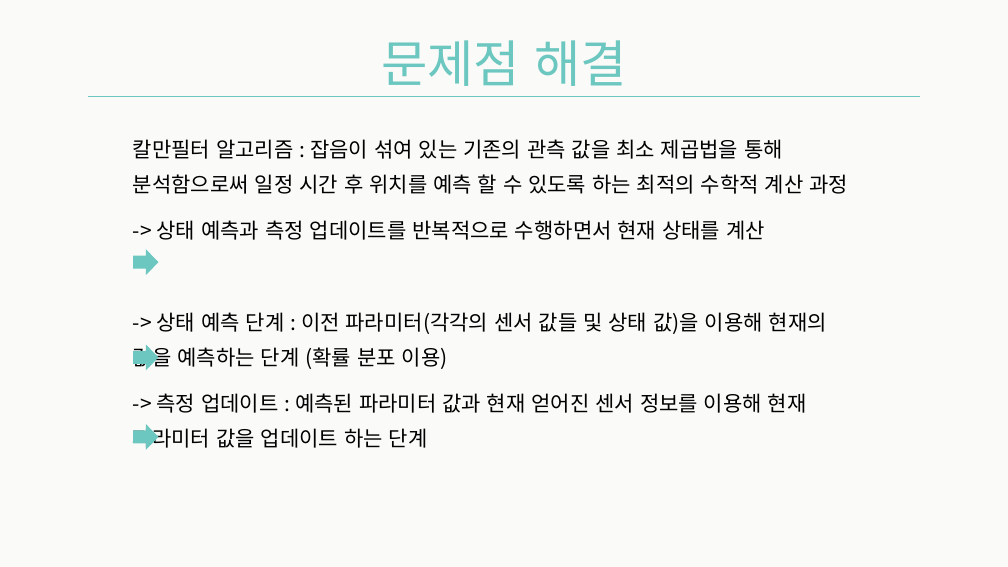
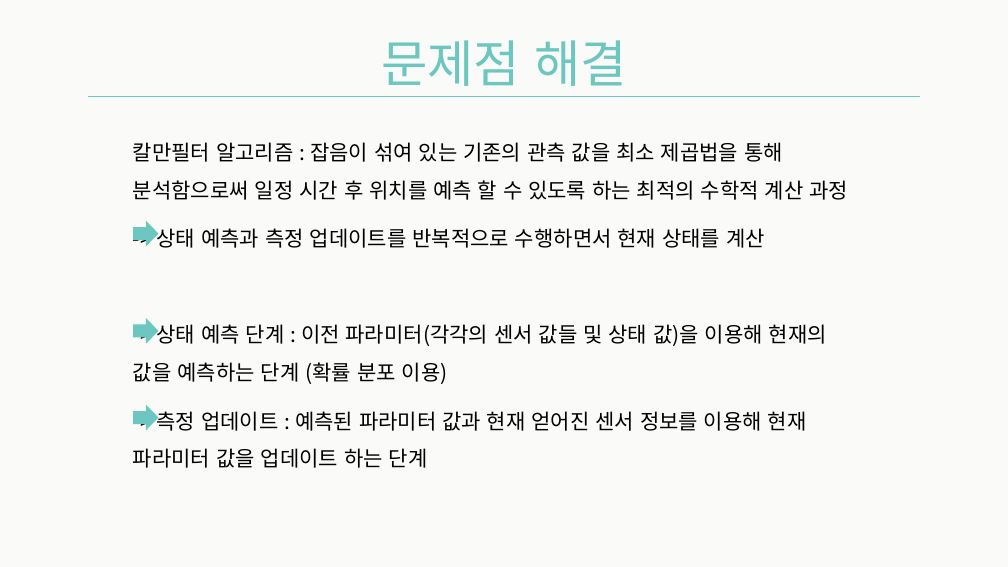
Before and after one commit to Team-Achi/Docs, a slide deck: slide 9 of PPT/캡스톤디자인_12주차_발표자료_5조.pptx. Drawn at 1008x567 pixels with LibreOffice and Linux fonts; fonts in the diff are those of the drawing. Boxes give left, top, right and bottom in pixels: in the first picture for what was removed or moved away, otherwise in the second. Text is boxed around its words. In the diff, an @@ line names an element or a change of style, - is before the commit and + after.

```diff
--- a/PPT/캡스톤디자인_12주차_발표자료_5조.pptx
+++ b/PPT/캡스톤디자인_12주차_발표자료_5조.pptx
@@ text "칼만필터 알고리즘 : 잡음이 섞여 ..." at [133,142,848,468]: line spacing 1.4 to 1.5 @@
@@ right arrow: place and size @@
-right arrow at [133,250,159,275]
+right arrow at [133,221,159,247]
@@ right arrow: place and size @@
-right arrow at [133,345,159,371]
+right arrow at [133,318,159,343]
@@ right arrow: place and size @@
-right arrow at [133,424,159,450]
+right arrow at [133,405,159,430]
```
Also in this commit, not shown: 6 other slides changed, 2 slides added, 1 slide removed.
